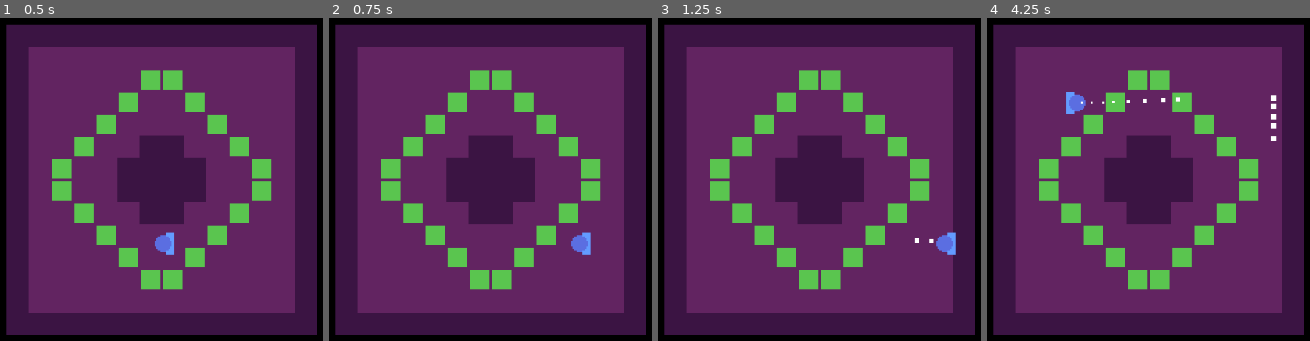
Above: before the commit, frames 1-4 (left to right).
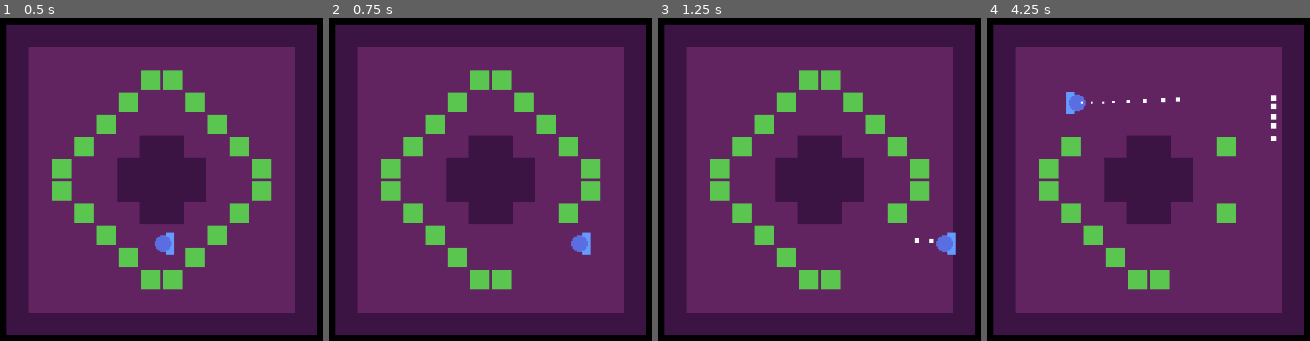
Above: after the commit, the same moments.

Repository: OwlyCode/LD55
Game: Godot game, scene res://game.tscn
Two runs of this game, one before a commit and one after it. Both use one fixed random seed, a clock stepped at 60 frames per second and the inputs below.
Inputs:
- Up to frame 1 (0.5 s): no input
- Up to frame 2 (0.75 s): tap Enter at 0.5 s; hold D (right) from 0.53 s (still down); hold Space (dash) from 0.53 s (still down)
- Up to frame 3 (1.25 s): keep holding D (right); keep holding Space (dash)
- Up to frame 4 (4.25 s): release D (right) at 1.28 s; release Space (dash) at 1.28 s; hold S (down) 1.28-2.03 s; tap Space (dash) at 1.35, 2.85 s; hold D (right) 2.03-2.78 s; hold Space (dash) 2.03-2.78 s; tap Enter at 2.75 s; hold W (up) 2.78-3.53 s; hold A (left) from 3.53 s (still down); hold Space (dash) from 3.53 s (still down)

Frame 1 is identical in both runs. In frame 2, 0.7% of the frame differs, in the area x 57-71%, y 64-78%; in frame 3, 0.7%; in frame 4, 3.8%, in the area x 29-85%, y 16-78%.

Commit message:
Added auto aim

Diff:
--- /dev/null
+++ b/Detector.gd
@@ -0,0 +1,20 @@
+extends Area2D
+
+var tilemap: TileMap = null
+
+# Called when the node enters the scene tree for the first time.
+func _ready():
+	pass # Replace with function body.
+
+# Called every frame. 'delta' is the elapsed time since the previous frame.
+func _process(_delta):
+	if tilemap == null:
+		return
+
+	if has_overlapping_areas():
+
+		var coords = tilemap.local_to_map(position)
+
+		tilemap.set_cell(1, coords, -1)
+
+		return
--- a/Hero.gd
+++ b/Hero.gd
@@ -19,6 +19,14 @@
 	if velocity:
 		look_at(transform.origin + direction)
 
+	# if $CleanerDetection.get_overlapping_bodies() > 0:
+	# 	for x in $CleanerDetection.$CollisionShape2D.extent
+
+	# 	pass
+
+			# print(rad_to_deg(trace_vector.angle_to(dash_vector)))
+			# print(closest.distance_to(local_position))
+
 var dash_asked = false
 
 var drift = Vector2.ZERO
@@ -38,6 +46,9 @@
 const DASH_TIME = 0.10;
 const DASH_EXIT_TIME = 0.05;
 const DRIFTING_TIME = 0.5;
+
+const SNAP_DISTANCE = 16.0
+const SNAP_ANGLE = 15.0
 
 var dashing_time = 0.0
 var dash_exit_time = 0.0
@@ -63,7 +74,6 @@
 
 		if drift_time <= 0:
 			dash_status = DashStatus.NONE
-			print("FINISHED")
 
 	# EXIT
 	if dash_status == DashStatus.DASH_EXIT:
@@ -78,7 +88,6 @@
 			dash_status = DashStatus.DRIFTING
 			drift_direction = velocity.normalized()
 			drift = velocity
-			print("DRIFT")
 
 	# DASH
 	if dash_status == DashStatus.DASHING:
@@ -89,34 +98,39 @@
 
 		if dashing_time <= 0:
 			dash_status = DashStatus.DASH_EXIT
-			print("EXIT")
 
 	if dash_asked:
-		print("DASH")
 		dash_asked = false
 		dash_status = DashStatus.DASHING
 		dashing_time = DASH_TIME
 		dash_exit_time = DASH_EXIT_TIME
 		drift_time = DRIFTING_TIME
 
-	# else:
-	# 	velocity *= 0.9
+	# SNAPPING
+	var snaps = get_tree().get_nodes_in_group("snapping")
 
-	# $DriftSmoke.emitting = drift_effect > 0.0
+	for snap in snaps:
+		var local_position = snap.to_local(self.position)
+		var local_nose_position = snap.to_local(self.position + 20.0 * Vector2.RIGHT.rotated(transform.get_rotation()))
 
-	# if dash_asked:
-	# 	hard_dash = DASH_DURATION
-	# 	dashing = true
-	# 	dash_asked = false
+		var closest = snap.curve.get_closest_point(local_position)
+		var nose_closest = snap.curve.get_closest_point(local_nose_position)
 
-	# if dashing:
-	# 	hard_dash -= delta
-	# 	var dir = Vector2.RIGHT.rotated(transform.get_rotation())
-	# 	velocity = dir.normalized() * dash_speed * delta
+		var distance = closest.distance_to(local_position)
 
-	# if hard_dash <= 0 and dashing:
-	# 	drift_duration = DRIFT_DURATION
-	# 	dashing = false
-	# 	drift = velocity
+		if distance < SNAP_DISTANCE:
+
+			var trace_vector = nose_closest - closest;
+			var dash_vector = local_nose_position - local_position;
+
+			var angle = trace_vector.angle_to(dash_vector)
+			var deg_angle = rad_to_deg(angle)
+
+			if abs(deg_angle) < SNAP_ANGLE:
+				velocity = velocity.rotated( - angle * 0.15)
+				direction = direction.rotated( - angle * 0.15)
+				drift = drift.rotated( - angle * 0.15)
+
+				print(angle)
 
 	move_and_slide()
--- /dev/null
+++ b/Level.gd
@@ -0,0 +1,18 @@
+extends TileMap
+
+var detector = preload ("res://detector.tscn")
+
+# Called when the node enters the scene tree for the first time.
+func _ready():
+	for x in self.get_used_cells(1):
+
+		var coords = map_to_local(x)
+
+		var instance = detector.instantiate()
+		add_child(instance)
+		instance.position = coords
+		instance.tilemap = self
+
+# Called every frame. 'delta' is the elapsed time since the previous frame.
+func _process(delta):
+	pass
--- /dev/null
+++ b/detector.tscn
@@ -0,0 +1,14 @@
+[gd_scene load_steps=3 format=3 uid="uid://bk02xnbdnp6xr"]
+
+[ext_resource type="Script" path="res://Detector.gd" id="1_fy03w"]
+
+[sub_resource type="CircleShape2D" id="CircleShape2D_8aubk"]
+
+[node name="Detector" type="Area2D"]
+position = Vector2(201, 264)
+collision_layer = 0
+collision_mask = 2
+script = ExtResource("1_fy03w")
+
+[node name="CollisionShape2D" type="CollisionShape2D" parent="."]
+shape = SubResource("CircleShape2D_8aubk")
--- a/game.tscn
+++ b/game.tscn
@@ -1,6 +1,7 @@
-[gd_scene load_steps=10 format=3 uid="uid://d0bhst7mxaeo0"]
+[gd_scene load_steps=15 format=3 uid="uid://d0bhst7mxaeo0"]
 
 [ext_resource type="Texture2D" uid="uid://bcvsxd8y5ntas" path="res://assets/tileset.png" id="1_d2ske"]
+[ext_resource type="Script" path="res://Level.gd" id="2_ea7g3"]
 [ext_resource type="Texture2D" uid="uid://dvc2l35t8t1uo" path="res://assets/hero.png" id="2_krm4d"]
 [ext_resource type="AudioStream" uid="uid://bliamn7ens85b" path="res://assets/beat.mp3" id="3_eno22"]
 [ext_resource type="Script" path="res://Hero.gd" id="3_ra3nm"]
@@ -23,7 +24,6 @@
 2:0/0/physics_layer_0/angular_velocity = 0.0
 2:0/0/physics_layer_1/linear_velocity = Vector2(0, 0)
 2:0/0/physics_layer_1/angular_velocity = 0.0
-2:0/0/physics_layer_1/polygon_0/points = PackedVector2Array(-8, 8, -8, -8, 8, -8, 8, 8)
 
 [sub_resource type="TileSet" id="TileSet_6nk0f"]
 physics_layer_0/collision_layer = 1
@@ -41,6 +41,30 @@
 _data = [Vector2(0.119298, 0.287821), 0.0, 1.97023, 0, 0, Vector2(1, 0.983565), 0.0, 0.0, 0, 0]
 point_count = 2
 
+[sub_resource type="Curve2D" id="Curve2D_nhtj3"]
+_data = {
+"points": PackedVector2Array(0, 0, 0, 0, 217, 265, 0, 0, 0, 0, 280, 200)
+}
+point_count = 2
+
+[sub_resource type="Curve2D" id="Curve2D_463ii"]
+_data = {
+"points": PackedVector2Array(0, 0, 0, 0, 277.213, 184.267, 0, 0, 0, 0, 229.553, 123.6)
+}
+point_count = 2
+
+[sub_resource type="Curve2D" id="Curve2D_17e2o"]
+_data = {
+"points": PackedVector2Array(0, 0, 0, 0, 170.723, 198.267, 0, 0, 0, 0, 217.638, 258)
+}
+point_count = 2
+
+[sub_resource type="Curve2D" id="Curve2D_v5f50"]
+_data = {
+"points": PackedVector2Array(0, 0, 0, 0, 219.128, 123.6, 0, 0, 0, 0, 170.723, 184.267)
+}
+point_count = 2
+
 [node name="Node2D" type="Node2D"]
 
 [node name="TileMap" type="TileMap" parent="."]
@@ -51,6 +75,7 @@
 layer_0/tile_data = PackedInt32Array(327686, 65536, 0, 393223, 0, 0, 393224, 0, 0, 458760, 0, 0, 393222, 65536, 0, 4587 …(2959 unchanged characters)…
 layer_1/name = "Paint"
 layer_1/tile_data = PackedInt32Array(1048589, 131072, 0, 1048588, 131072, 0, 983051, 131072, 0, 917514, 131072, 0, 8519 …(299 unchanged characters)…
+script = ExtResource("2_ea7g3")
 
 [node name="Camera2D" type="Camera2D" parent="."]
 position = Vector2(210, 191)
@@ -75,9 +100,11 @@
 [node name="CollisionShape2D" type="CollisionShape2D" parent="CharacterBody2D"]
 shape = SubResource("CircleShape2D_0cmyx")
 
-[node name="Area2D" type="Area2D" parent="CharacterBody2D"]
+[node name="CleanerDetection" type="Area2D" parent="CharacterBody2D"]
+collision_layer = 2
+collision_mask = 2
 
-[node name="CollisionShape2D" type="CollisionShape2D" parent="CharacterBody2D/Area2D"]
+[node name="CollisionShape2D" type="CollisionShape2D" parent="CharacterBody2D/CleanerDetection"]
 position = Vector2(5, 0)
 shape = SubResource("RectangleShape2D_8bcqp")
 
@@ -99,3 +126,21 @@
 gravity = Vector2(0, 0)
 initial_velocity_min = 50.0
 initial_velocity_max = 50.0
+
+[node name="Path2D" type="Path2D" parent="." groups=["snapping"]]
+curve = SubResource("Curve2D_nhtj3")
+
+[node name="Path2D2" type="Path2D" parent="." groups=["snapping"]]
+position = Vector2(-93.2571, -12.4286)
+scale = Vector2(1.34286, 1.07143)
+curve = SubResource("Curve2D_463ii")
+
+[node name="Path2D3" type="Path2D" parent="." groups=["snapping"]]
+position = Vector2(-93.2571, -12.4286)
+scale = Vector2(1.34286, 1.07143)
+curve = SubResource("Curve2D_17e2o")
+
+[node name="Path2D4" type="Path2D" parent="." groups=["snapping"]]
+position = Vector2(-93.2571, -12.4286)
+scale = Vector2(1.34286, 1.07143)
+curve = SubResource("Curve2D_v5f50")
